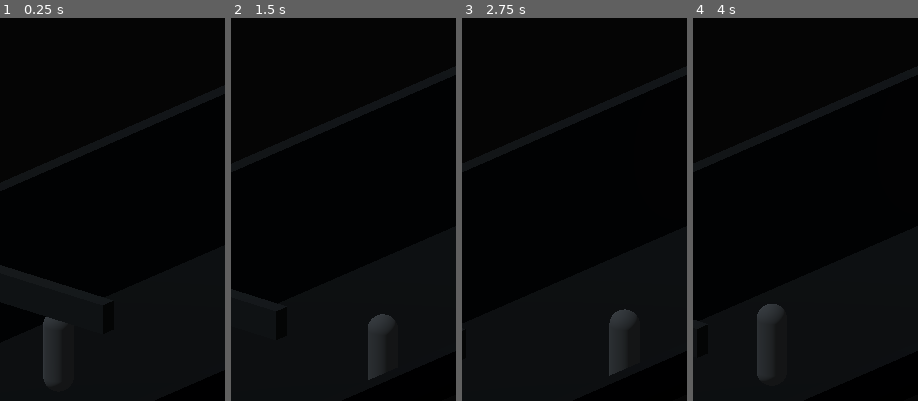
Above: before the commit, frames 1-4 (left to right).
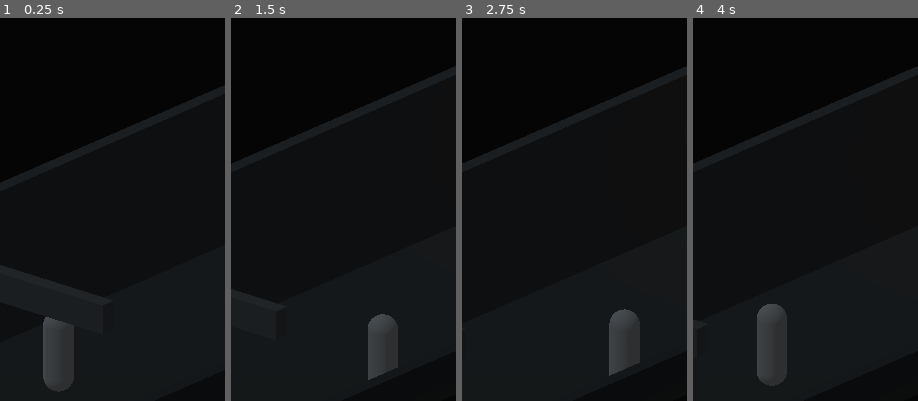
Above: after the commit, the same moments.

Repository: Surgaj/Protocol-Zero
Game: Godot game, scene res://scenes/vertical_slice/scene_04_bunker_wakes.tscn
Two runs of this game, one before a commit and one after it. Both use one fixed random seed, a clock stepped at 60 frames per second and the inputs below. This scene is started directly instead of the project's main scene.
Inputs (mouse positions are % of the whole screen's width and height, from its top left):
- Up to frame 1 (0.25 s): no input
- Up to frame 2 (1.5 s): tap Enter at 0.5 s; move the mouse to (72, 45) at 0.52 s; hold D (move_right) 0.53-1.25 s; click (72, 45) at 0.67 s; drag from (30, 55) to (45, 71) at 1.27 s
- Up to frame 3 (2.75 s): tap Space at 2 s; move the mouse to (60, 27) at 2.02 s; hold D (move_right) from 2.03 s (still down)
- Up to frame 4 (4 s): release D (move_right) at 2.75 s; drag from (45, 71) to (20, 34) at 2.77 s; tap Enter at 3.5 s; move the mouse to (80, 66) at 3.52 s; hold A (move_left) from 3.53 s (still down)
The pictures show only the part of the screen within x 30-80%, y 13-63%; the shares and areas given below are measured in that part.

The runs differ from the first frame. In frame 1, 1.0% of the frame differs, in the area x 20-33%, y 79-98%; in frame 2, 0.6%; in frame 3, 0.6%; in frame 4, 1.0%, in the area x 30-42%, y 76-97%.

Commit message:
Fix bunker lighting for real mobile readability

Diff:
--- a/godot/scripts/vertical_slice/scene_04_bunker_wakes.gd
+++ b/godot/scripts/vertical_slice/scene_04_bunker_wakes.gd
@@ -14,10 +14,12 @@
 var status_label: Label
 var generator_body: StaticBody3D
 
+var generator_light: OmniLight3D
 var entry_light: OmniLight3D
 var corridor_light: OmniLight3D
 var distant_room_light: OmniLight3D
 var emergency_light: OmniLight3D
+var interior_fill_light: DirectionalLight3D
 var bunker_environment: Environment
 
 var drone_player: AudioStreamPlayer
@@ -39,6 +41,7 @@
 	_build_environment()
 	_build_bunker_layout()
 	_build_lights()
+	interior_fill_light = get_node_or_null("DeadInteriorFill") as DirectionalLight3D
 	player = _build_player()
 	gameplay_camera = _build_camera(player)
 	player.call("set_movement_camera", gameplay_camera)
@@ -85,45 +88,56 @@
 	bunker_environment.background_mode = Environment.BG_COLOR
 	bunker_environment.background_color = Color("050505")
 	bunker_environment.ambient_light_source = Environment.AMBIENT_SOURCE_COLOR
-	bunker_environment.ambient_light_color = Color("8f9597")
-	bunker_environment.ambient_light_energy = 0.055
+	bunker_environment.ambient_light_color = Color("a7adb0")
+	# Escuro, mas não preto. Mobile precisa preservar leitura do chão e da silhueta.
+	bunker_environment.ambient_light_energy = 0.12
 	world.environment = bunker_environment
 	add_child(world)
 
 func _build_bunker_layout() -> void:
-	var floor_color := Color("3f4141")
-	var wall_color := Color("4b4d4e")
-	var steel_color := Color("5b5d5d")
+	var floor_color := Color("4b4d4d")
+	var wall_color := Color("555859")
+	var steel_color := Color("686b6c")
 
 	# Corredor principal: o gerador é visível ao fundo desde a entrada.
 	_add_static_box("MainFloor", Vector3(6.0, 0.30, 18.0), Vector3(0, -0.15, -1.5), floor_color)
 	_add_static_box("LeftWall", Vector3(0.32, 3.4, 18.0), Vector3(-2.84, 1.70, -1.5), wall_color)
-	_add_static_box("RightCutawayLip", Vector3(0.32, 0.68, 18.0), Vector3(2.84, 0.34, -1.5), Color("404243"))
+	_add_static_box("RightCutawayLip", Vector3(0.32, 0.68, 18.0), Vector3(2.84, 0.34, -1.5), Color("484b4c"))
 	_add_static_box("BackWall", Vector3(6.0, 3.4, 0.32), Vector3(0, 1.70, -10.35), wall_color)
 	_add_static_box("EntryLintel", Vector3(6.0, 0.65, 0.36), Vector3(0, 3.0, 7.28), steel_color)
 
 	# Uma única pergunta visual antes do gerador: uma porta interna morta.
 	# Atrás dela existe geometricamente uma segunda sala, mas o jogador não precisa entrar nela no 0.4.
-	_add_static_box("SealedHabitationDoor", Vector3(0.38, 2.45, 2.15), Vector3(2.70, 1.225, -3.7), Color("666867"))
-	_add_static_box("DeadAccessPanel", Vector3(0.22, 0.72, 0.44), Vector3(2.46, 1.18, -2.35), Color("343535"))
+	_add_static_box("SealedHabitationDoor", Vector3(0.38, 2.45, 2.15), Vector3(2.70, 1.225, -3.7), Color("727574"))
+	_add_static_box("DeadAccessPanel", Vector3(0.22, 0.72, 0.44), Vector3(2.46, 1.18, -2.35), Color("414344"))
 
 	# Segunda sala deliberadamente fora da rota principal. Sua luz final vende escala/profundidade.
-	_add_static_box("DistantRoomFloor", Vector3(4.2, 0.30, 6.2), Vector3(4.75, -0.15, -4.9), Color("383a3b"))
-	_add_static_box("DistantRoomFarWall", Vector3(0.30, 3.1, 6.2), Vector3(6.72, 1.55, -4.9), Color("444748"))
-	_add_static_box("DistantRoomBackWall", Vector3(4.2, 3.1, 0.30), Vector3(4.75, 1.55, -7.85), Color("444748"))
-	_add_static_box("DistantRoomFrontLip", Vector3(4.2, 0.60, 0.30), Vector3(4.75, 0.30, -1.95), Color("3d4041"))
-
-	generator_body = _add_static_box("AuxGenerator", Vector3(1.75, 1.25, 1.15), Vector3(0, 0.625, -7.65), Color("55584f"))
-	_add_static_box("GeneratorTop", Vector3(1.35, 0.28, 0.86), Vector3(0, 1.36, -7.65), Color("686a5e"))
-	_add_static_box("GeneratorPipe", Vector3(0.22, 1.35, 0.22), Vector3(-0.62, 1.65, -7.72), Color("4b4d49"))
+	_add_static_box("DistantRoomFloor", Vector3(4.2, 0.30, 6.2), Vector3(4.75, -0.15, -4.9), Color("434647"))
+	_add_static_box("DistantRoomFarWall", Vector3(0.30, 3.1, 6.2), Vector3(6.72, 1.55, -4.9), Color("4f5354"))
+	_add_static_box("DistantRoomBackWall", Vector3(4.2, 3.1, 0.30), Vector3(4.75, 1.55, -7.85), Color("4f5354"))
+	_add_static_box("DistantRoomFrontLip", Vector3(4.2, 0.60, 0.30), Vector3(4.75, 0.30, -1.95), Color("484b4c"))
+
+	generator_body = _add_static_box("AuxGenerator", Vector3(1.75, 1.25, 1.15), Vector3(0, 0.625, -7.65), Color("666a5f"))
+	_add_static_box("GeneratorTop", Vector3(1.35, 0.28, 0.86), Vector3(0, 1.36, -7.65), Color("7b7e70"))
+	_add_static_box("GeneratorPipe", Vector3(0.22, 1.35, 0.22), Vector3(-0.62, 1.65, -7.72), Color("5b5e59"))
 
 func _build_lights() -> void:
+	# A primeira luz real precisa estar onde Elias está quando liga o gerador.
+	generator_light = OmniLight3D.new()
+	generator_light.name = "GeneratorRoomLight"
+	generator_light.position = Vector3(0, 2.55, -7.0)
+	generator_light.light_color = Color("ded6bd")
+	generator_light.light_energy = 0.0
+	generator_light.omni_range = 6.2
+	generator_light.shadow_enabled = true
+	add_child(generator_light)
+
 	entry_light = OmniLight3D.new()
 	entry_light.name = "EntryCeilingLight"
 	entry_light.position = Vector3(0, 2.55, 3.3)
 	entry_light.light_color = Color("d9d0b2")
 	entry_light.light_energy = 0.0
-	entry_light.omni_range = 4.6
+	entry_light.omni_range = 6.0
 	entry_light.shadow_enabled = true
 	add_child(entry_light)
 
@@ -132,7 +146,7 @@
 	corridor_light.position = Vector3(0, 2.55, -2.1)
 	corridor_light.light_color = Color("cec9b8")
 	corridor_light.light_energy = 0.0
-	corridor_light.omni_range = 5.2
+	corridor_light.omni_range = 6.5
 	corridor_light.shadow_enabled = true
 	add_child(corridor_light)
 
@@ -141,7 +155,7 @@
 	distant_room_light.position = Vector3(4.75, 2.15, -5.2)
 	distant_room_light.light_color = Color("c9d1c4")
 	distant_room_light.light_energy = 0.0
-	distant_room_light.omni_range = 5.5
+	distant_room_light.omni_range = 6.5
 	# Sem sombra no greybox: queremos que o clarão vaze pela porta selada e seja percebido da rota principal.
 	distant_room_light.shadow_enabled = false
 	add_child(distant_room_light)
@@ -149,9 +163,9 @@
 	emergency_light = OmniLight3D.new()
 	emergency_light.name = "EmergencyBeacon"
 	emergency_light.position = Vector3(0, 2.05, -6.9)
-	emergency_light.light_color = Color("9e2d24")
-	emergency_light.light_energy = 0.04
-	emergency_light.omni_range = 3.7
+	emergency_light.light_color = Color("b23a2e")
+	emergency_light.light_energy = 0.08
+	emergency_light.omni_range = 5.2
 	emergency_light.shadow_enabled = false
 	add_child(emergency_light)
 
@@ -166,7 +180,7 @@
 	var mesh := CapsuleMesh.new()
 	mesh.radius = 0.32
 	mesh.height = 1.80
-	mesh.material = _make_material(Color("b7b7b7"), 0.95)
+	mesh.material = _make_material(Color("c8c8c8"), 0.95)
 	mesh_instance.mesh = mesh
 	body.add_child(mesh_instance)
 
@@ -281,7 +295,7 @@
 		emergency_light.light_energy = 0.0
 		return
 	var phase: float = fmod(_scene_elapsed, 4.0)
-	emergency_light.light_energy = 0.42 if phase < 0.34 else 0.035
+	emergency_light.light_energy = 0.62 if phase < 0.34 else 0.08
 
 func _on_generator_interact_pressed() -> void:
 	if power_started:
@@ -329,17 +343,17 @@
 
 func _run_power_sequence() -> void:
 	# Timing congelado para o primeiro playtest do 0.4:
-	# 0.0 s gerador; 1.5 s primeira luz instável; 3.0 s corredor; 5.0 s sala distante.
+	# 0.0 s gerador; 1.5 s luz junto ao Elias; 3.0 s corredor/entrada; 5.0 s sala distante.
 	await get_tree().create_timer(1.50).timeout
-	entry_light.light_energy = 1.75
+	generator_light.light_energy = 5.2
 	await get_tree().create_timer(0.12).timeout
-	entry_light.light_energy = 0.18
+	generator_light.light_energy = 0.55
 	await get_tree().create_timer(0.16).timeout
-	entry_light.light_energy = 1.40
+	generator_light.light_energy = 4.4
 	await get_tree().create_timer(0.14).timeout
-	entry_light.light_energy = 0.32
+	generator_light.light_energy = 0.85
 	await get_tree().create_timer(0.16).timeout
-	entry_light.light_energy = 1.62
+	generator_light.light_energy = 4.8
 
 	await get_tree().create_timer(0.92).timeout
 	_apply_power_stage(2)
@@ -349,19 +363,33 @@
 	_complete_power_sequence()
 
 func _apply_power_stage(stage: int) -> void:
-	if stage >= 1 and entry_light != null:
-		entry_light.light_energy = 1.62
-	if stage >= 2 and corridor_light != null:
-		corridor_light.light_energy = 1.38
-	if stage >= 3 and distant_room_light != null:
-		distant_room_light.light_energy = 2.05
+	if stage >= 1 and generator_light != null:
+		generator_light.light_energy = 4.8
+	if stage >= 2:
+		if corridor_light != null:
+			corridor_light.light_energy = 4.0
+		if entry_light != null:
+			entry_light.light_energy = 3.6
+		if bunker_environment != null:
+			bunker_environment.ambient_light_energy = 0.26
+		if interior_fill_light != null:
+			interior_fill_light.light_energy = 0.62
+	if stage >= 3:
+		if distant_room_light != null:
+			distant_room_light.light_energy = 5.0
+		if bunker_environment != null:
+			bunker_environment.ambient_light_energy = 0.50
+		if interior_fill_light != null:
+			interior_fill_light.light_energy = 0.82
 
 func _complete_power_sequence() -> void:
 	power_complete = true
 	_apply_power_stage(3)
 	_drone_target_gain = 0.14
 	if bunker_environment != null:
-		bunker_environment.ambient_light_energy = 0.12
+		bunker_environment.ambient_light_energy = 0.50
+	if interior_fill_light != null:
+		interior_fill_light.light_energy = 0.82
 	status_label.text = "ENERGIA AUXILIAR RESTABELECIDA"
 	player.call("set_input_enabled", true)
 	virtual_stick.visible = true
